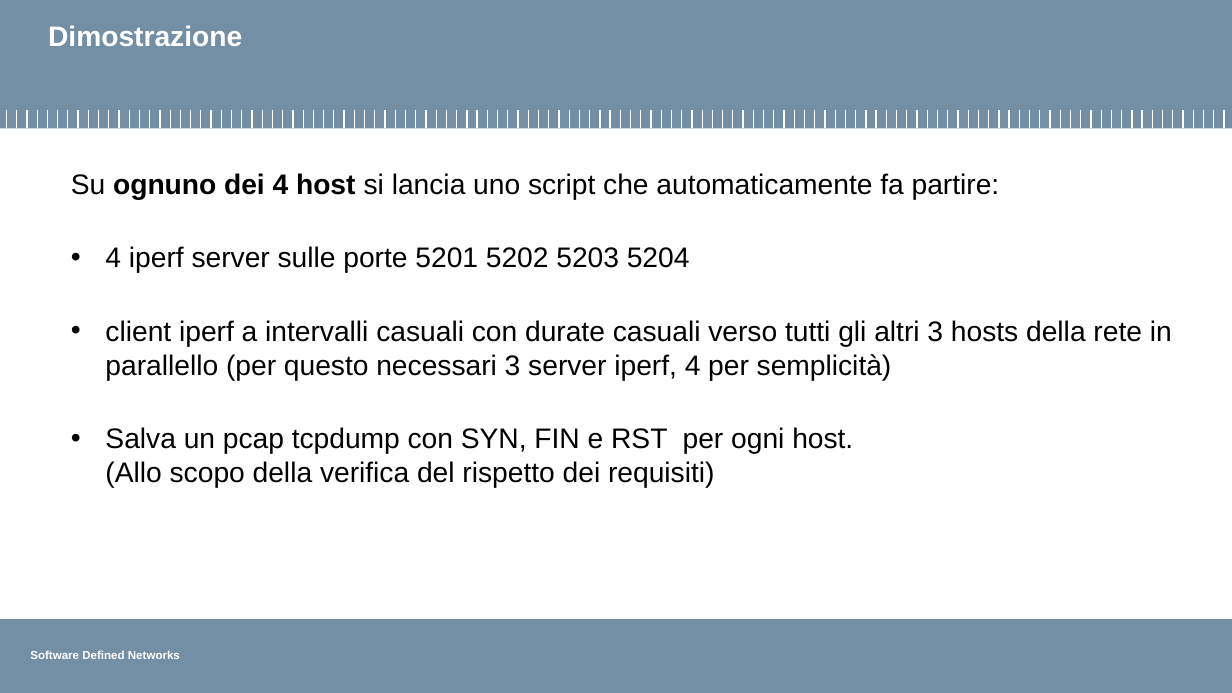
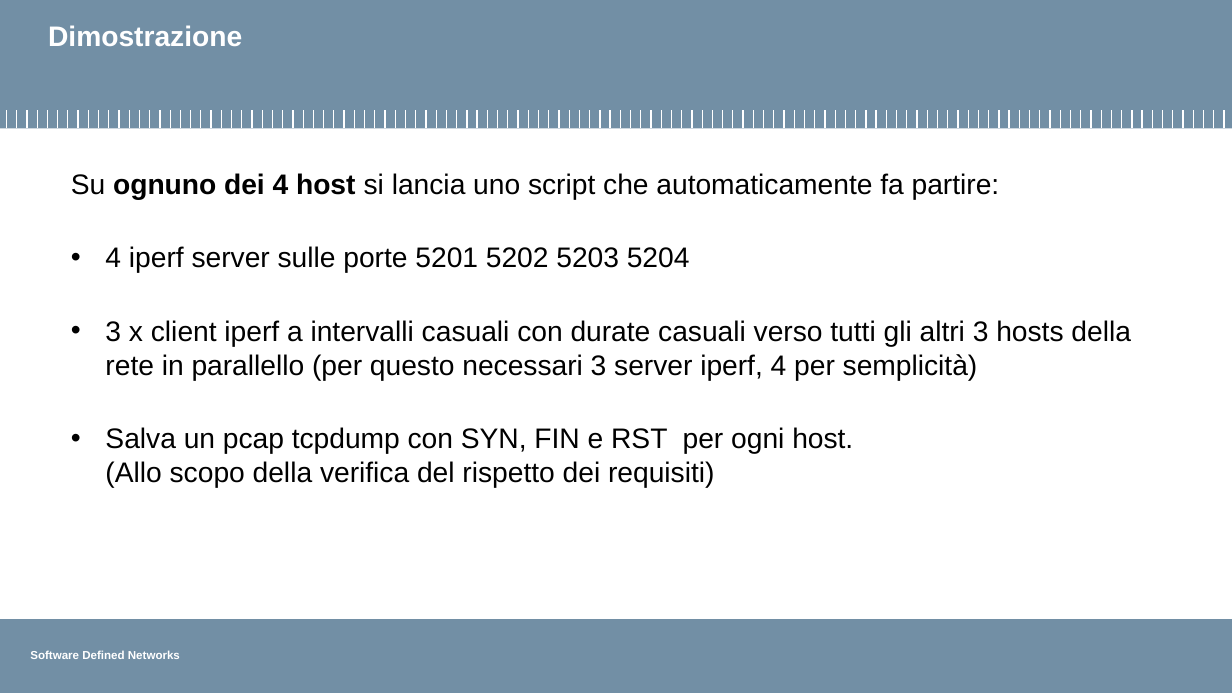
Before and after one commit to pierluigigrossi/progetto-SDN, a slide deck: slide 8 of intermedia8.pptx. Drawn at 1232x693 pixels with LibreOffice and Linux fonts; fonts in the diff are those of the drawing; background and template pictures are left out. Boxes give left, top, right and bottom in pixels: in the first picture for what was removed or moved away, otherwise in the second. Text is boxed around its words. In the diff, an @@ line names an element or a change of style, - is before the commit and + after.

Commit message:
presentazione

```diff
--- a/intermedia8.pptx
+++ b/intermedia8.pptx
@@ text at <box>105,320,1131,381</box>: text changed @@
-• client iperf a intervalli casuali con durate casuali verso tutti gli altri 3 hosts della rete in parallello (per questo necessari 3 server iperf, 4 per semplicità)
+• 3 x client iperf a intervalli casuali con durate casuali verso tutti gli altri 3 hosts della rete in parallello (per questo necessari 3 server iperf, 4 per semplicità)
```
Also in this commit, not shown: 1 other slide changed, 1 other file.
